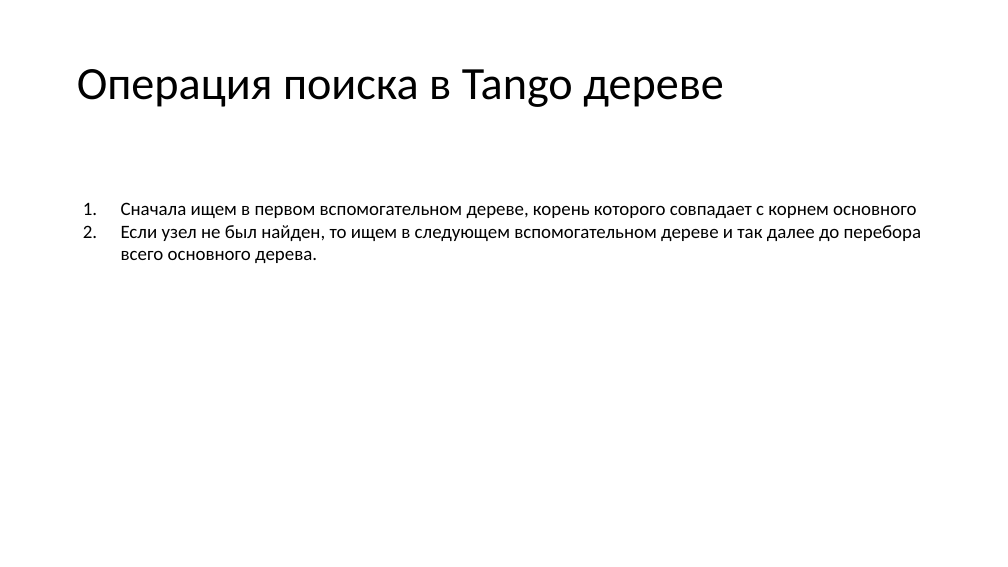
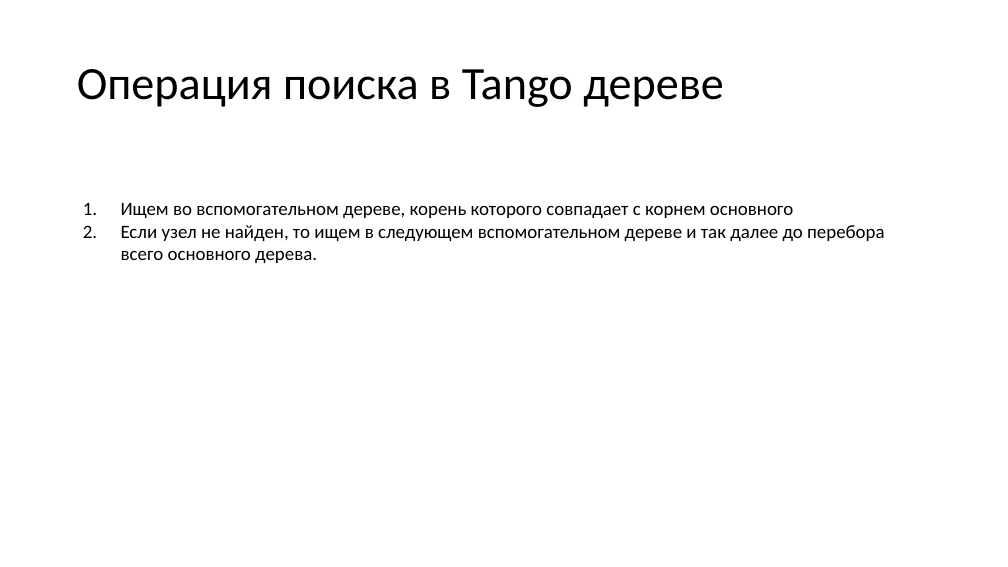
Before and after one commit to Far0ver/TangoTree, a slide deck: slide 8 of Танго дерево презентация.pptx. Drawn at 1008x567 pixels with LibreOffice and Linux fonts; fonts in the diff are those of the drawing. Boxes give left, top, right and bottom in pixels: in the first picture for what was removed or moved away, otherwise in the second. Text is boxed around its words. In the diff, an @@ line names an element or a change of style, - is before the commit and + after.

```diff
--- a/Танго дерево презентация.pptx
+++ b/Танго дерево презентация.pptx
@@ text at <box>121,203,885,263</box>: text changed @@
-1. Сначала ищем в первом вспомогательном дереве, корень которого совпадает с корнем основного
-2. Если узел не был найден, то ищем в следующем вспомогательном дереве и так далее до перебора всего основного дерева.
+1. Ищем во вспомогательном дереве, корень которого совпадает с корнем основного
+2. Если узел не найден, то ищем в следующем вспомогательном дереве и так далее до перебора всего основного дерева.
```
Also in this commit, not shown: 9 other slides changed.
